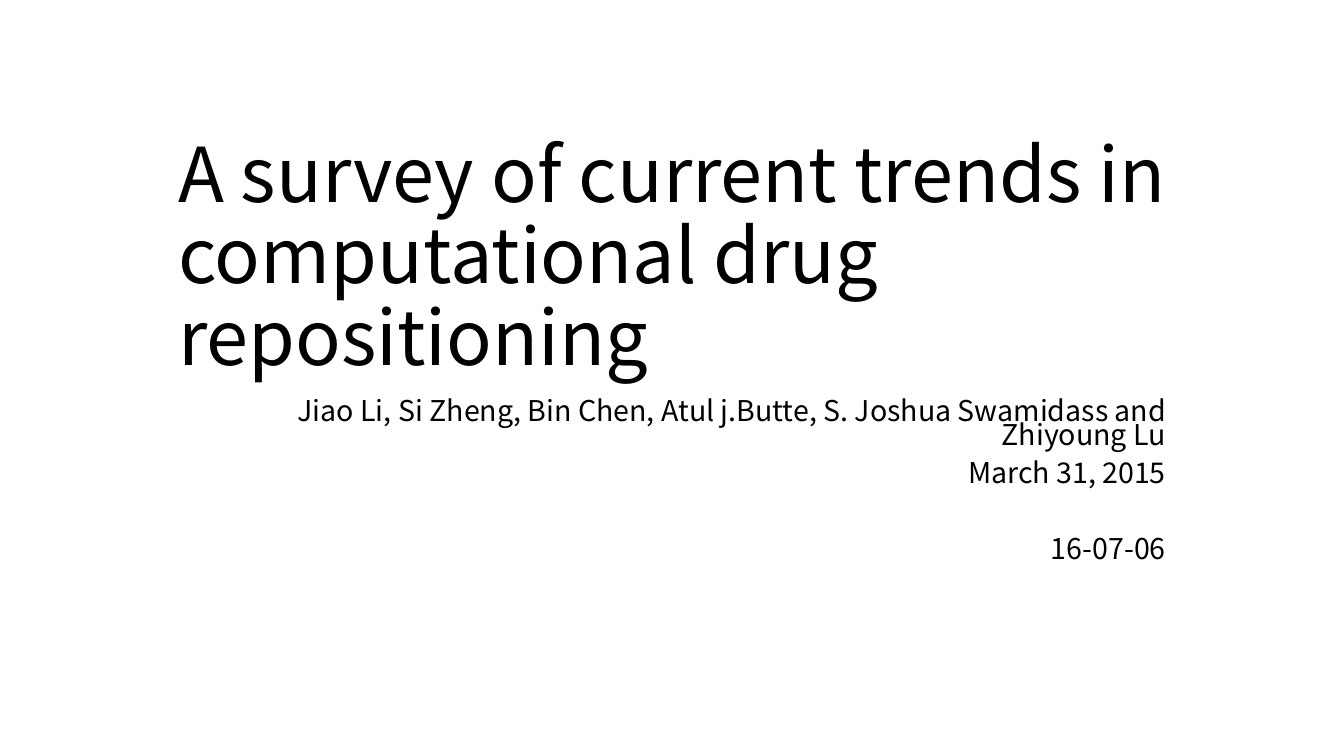
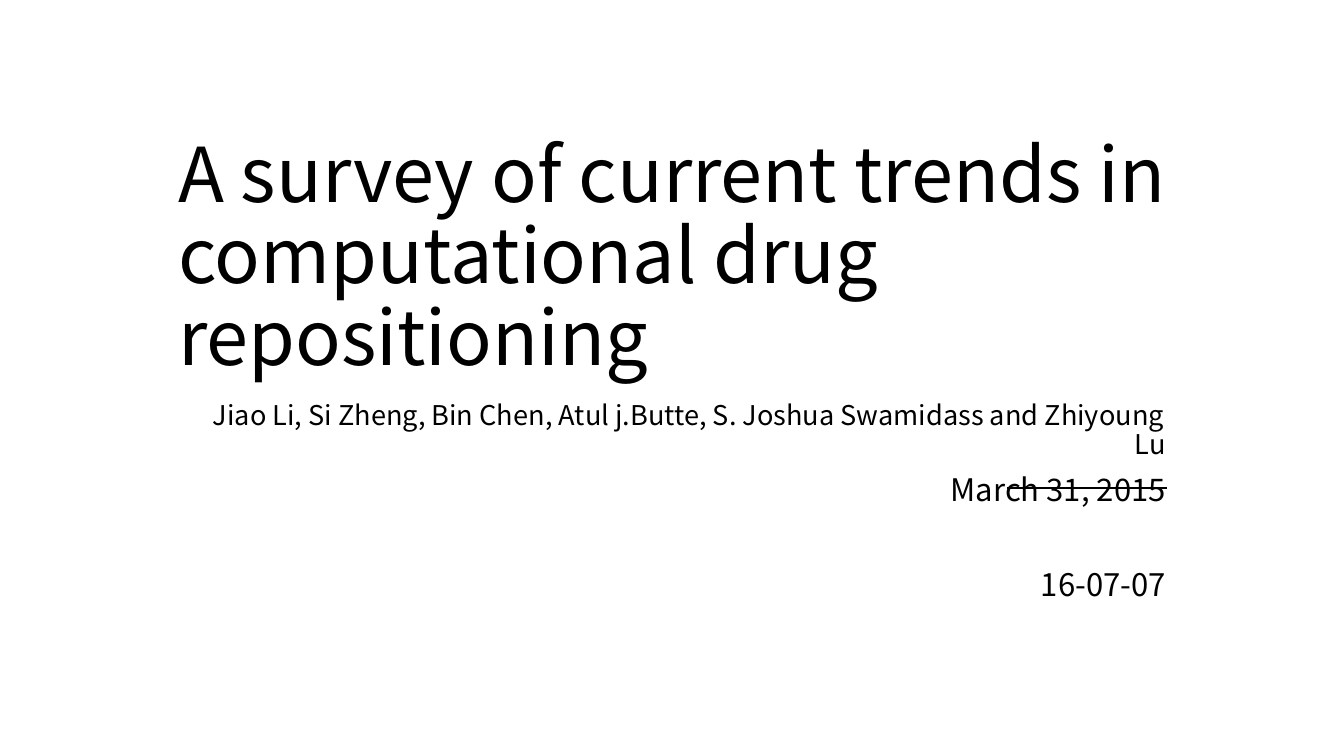
Before and after one commit to moklise/TIL, a slide deck: slide 1 of Review/[2] A Survey Off Current Trends In Computational Drug/A survey of current trends in computational drug.pptx. Drawn at 1344x756 pixels with LibreOffice and Linux fonts; fonts in the diff are those of the drawing. Boxes give left, top, right and bottom in pixels: in the first picture for what was removed or moved away, otherwise in the second. Text is boxed around its words. In the diff, an @@ line names an element or a change of style, - is before the commit and + after.

```diff
--- a/Review/[2] A Survey Off Current Trends In Computational Drug/A survey of current trends in computational drug.pptx
+++ b/Review/[2] A Survey Off Current Trends In Computational Drug/A survey of current trends in computational drug.pptx
@@ subtitle at bbox=[213, 403, 1166, 507]: size 20.4 to 19.4 pt in "Jiao Li, Si Zheng, Bin Chen, Atul ..."; size 20.4 to 22.2 pt in "March 31, 2015"; line spacing 0.7 to 0.9 @@
@@ line added from (1168, 488) to (1007, 488), #000000 1.5 pt @@
@@ subtitle at bbox=[1041, 573, 1166, 597]: text changed; size 20.4 to 22.2 pt @@
-16-07-06
+16-07-07
```
Also in this commit, not shown: 4 other slides changed, 2 other files.
